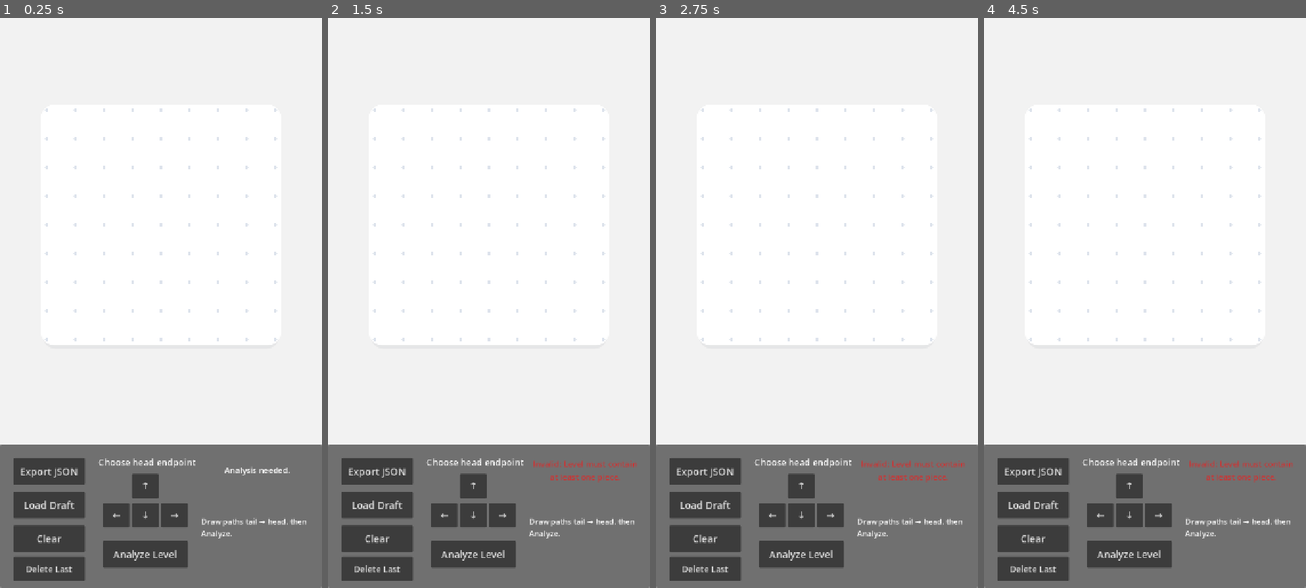
Above: before the commit, frames 1-4 (left to right).
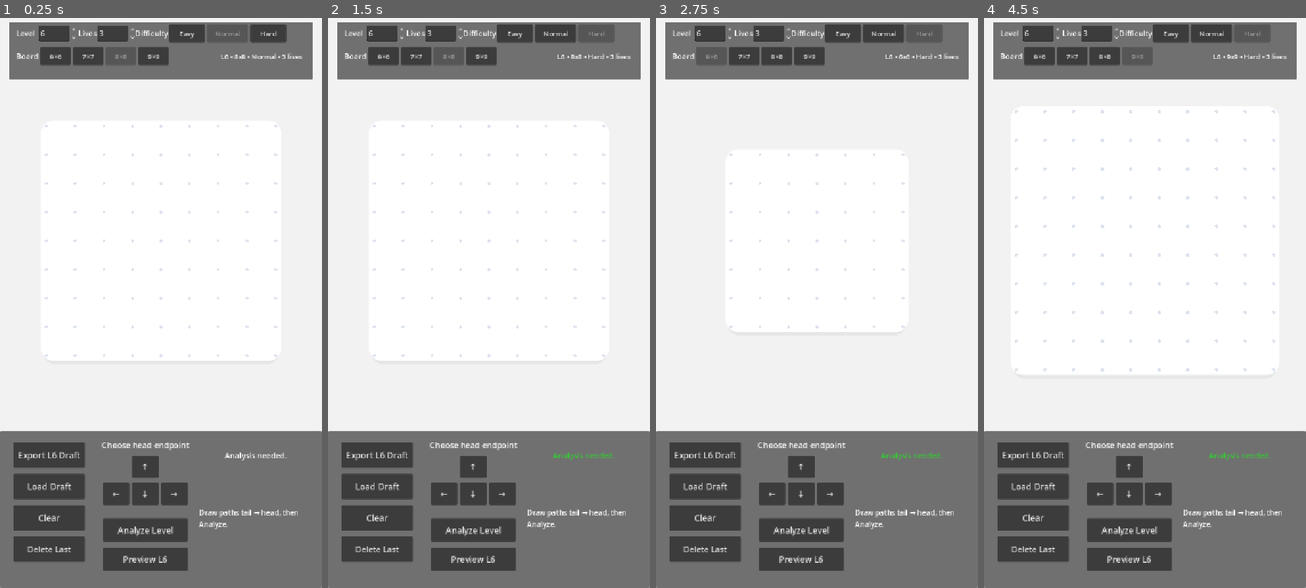
Above: after the commit, the same moments.

Repository: arvindgaikwad/Pathbreak
Game: Godot game, scene res://scenes/LevelEditor.tscn
Two runs of this game, one before a commit and one after it. Both use one fixed random seed, a clock stepped at 60 frames per second and the inputs below. This scene is started directly instead of the project's main scene.
Inputs (mouse positions are in pixels of both pictures, inside the frame that each line leads up to):
- Up to frame 1 (0.25 s): no input
- Up to frame 2 (1.5 s): click "Export JSON" (after the commit: "Export L6 Draft") at 0.5 s; click (595, 35) at 1.25 s, where only the run after the commit has a clickable "Hard"
- Up to frame 3 (2.75 s): click (710, 57) at 2 s, where only the run after the commit has a clickable "6×6"
- Up to frame 4 (4.5 s): click (1070, 57) at 2.75 s, where only the run after the commit has a clickable "7×7"; click (1106, 57) at 3.5 s, where only the run after the commit has a clickable "8×8"; click (1138, 57) at 4.25 s, where only the run after the commit has a clickable "9×9"

The runs differ from the first frame. In frame 1, 19% of the frame differs, in the area x 0-100%, y 0-99%; in frame 2, 19%; in frame 3, 19%; in frame 4, 20%.
Error before the commit: Invalid access to property or key 'pressed' on a base object of type 'null instance'. (res://scripts/LevelEditor.gd:41)

Commit message:
Add Production Level Studio setup controls

Diff:
--- a/scenes/LevelEditor.tscn
+++ b/scenes/LevelEditor.tscn
@@ -13,109 +13,256 @@
 
 [node name="UI" type="CanvasLayer" parent="."]
 
+[node name="TopPanel" type="Panel" parent="UI"]
+offset_left = 20.0
+offset_top = 18.0
+offset_right = 700.0
+offset_bottom = 145.0
+
+[node name="LevelLabel" type="Label" parent="UI/TopPanel"]
+layout_mode = 0
+offset_left = 16.0
+offset_top = 12.0
+offset_right = 68.0
+offset_bottom = 42.0
+theme_override_font_sizes/font_size = 17
+text = "Level"
+
+[node name="LevelSpin" type="SpinBox" parent="UI/TopPanel"]
+layout_mode = 0
+offset_left = 67.0
+offset_top = 7.0
+offset_right = 142.0
+offset_bottom = 43.0
+min_value = 1.0
+max_value = 999.0
+value = 6.0
+step = 1.0
+
+[node name="LivesLabel" type="Label" parent="UI/TopPanel"]
+layout_mode = 0
+offset_left = 155.0
+offset_top = 12.0
+offset_right = 200.0
+offset_bottom = 42.0
+theme_override_font_sizes/font_size = 17
+text = "Lives"
+
+[node name="LivesSpin" type="SpinBox" parent="UI/TopPanel"]
+layout_mode = 0
+offset_left = 198.0
+offset_top = 7.0
+offset_right = 267.0
+offset_bottom = 43.0
+min_value = 1.0
+max_value = 9.0
+value = 3.0
+step = 1.0
+
+[node name="DifficultyLabel" type="Label" parent="UI/TopPanel"]
+layout_mode = 0
+offset_left = 282.0
+offset_top = 12.0
+offset_right = 355.0
+offset_bottom = 42.0
+theme_override_font_sizes/font_size = 17
+text = "Difficulty"
+
+[node name="DifficultyEasy" type="Button" parent="UI/TopPanel"]
+layout_mode = 0
+offset_left = 358.0
+offset_top = 5.0
+offset_right = 438.0
+offset_bottom = 45.0
+theme_override_font_sizes/font_size = 15
+text = "Easy"
+
+[node name="DifficultyNormal" type="Button" parent="UI/TopPanel"]
+layout_mode = 0
+offset_left = 443.0
+offset_top = 5.0
+offset_right = 535.0
+offset_bottom = 45.0
+theme_override_font_sizes/font_size = 15
+text = "Normal"
+
+[node name="DifficultyHard" type="Button" parent="UI/TopPanel"]
+layout_mode = 0
+offset_left = 540.0
+offset_top = 5.0
+offset_right = 620.0
+offset_bottom = 45.0
+theme_override_font_sizes/font_size = 15
+text = "Hard"
+
+[node name="BoardLabel" type="Label" parent="UI/TopPanel"]
+layout_mode = 0
+offset_left = 16.0
+offset_top = 63.0
+offset_right = 68.0
+offset_bottom = 93.0
+theme_override_font_sizes/font_size = 17
+text = "Board"
+
+[node name="Board6" type="Button" parent="UI/TopPanel"]
+layout_mode = 0
+offset_left = 70.0
+offset_top = 55.0
+offset_right = 138.0
+offset_bottom = 96.0
+theme_override_font_sizes/font_size = 15
+text = "6×6"
+
+[node name="Board7" type="Button" parent="UI/TopPanel"]
+layout_mode = 0
+offset_left = 143.0
+offset_top = 55.0
+offset_right = 211.0
+offset_bottom = 96.0
+theme_override_font_sizes/font_size = 15
+text = "7×7"
+
+[node name="Board8" type="Button" parent="UI/TopPanel"]
+layout_mode = 0
+offset_left = 216.0
+offset_top = 55.0
+offset_right = 284.0
+offset_bottom = 96.0
+theme_override_font_sizes/font_size = 15
+text = "8×8"
+
+[node name="Board9" type="Button" parent="UI/TopPanel"]
+layout_mode = 0
+offset_left = 289.0
+offset_top = 55.0
+offset_right = 357.0
+offset_bottom = 96.0
+theme_override_font_sizes/font_size = 15
+text = "9×9"
+
+[node name="MetaSummary" type="Label" parent="UI/TopPanel"]
+layout_mode = 0
+offset_left = 378.0
+offset_top = 57.0
+offset_right = 655.0
+offset_bottom = 96.0
+theme_override_font_sizes/font_size = 15
+text = "L6 • 8x8 • Normal • 3 lives"
+horizontal_alignment = 2
+vertical_alignment = 1
+
 [node name="Sidebar" type="Panel" parent="UI"]
-offset_top = 960.0
+offset_top = 930.0
 offset_right = 720.0
 offset_bottom = 1280.0
 
 [node name="SaveButton" type="Button" parent="UI/Sidebar"]
 layout_mode = 0
 offset_left = 30.0
-offset_top = 30.0
-offset_right = 190.0
-offset_bottom = 90.0
-theme_override_font_sizes/font_size = 22
-text = "Export JSON"
+offset_top = 25.0
+offset_right = 190.0
+offset_bottom = 82.0
+theme_override_font_sizes/font_size = 19
+text = "Export L6 Draft"
 
 [node name="LoadButton" type="Button" parent="UI/Sidebar"]
 layout_mode = 0
 offset_left = 30.0
-offset_top = 105.0
-offset_right = 190.0
-offset_bottom = 165.0
-theme_override_font_sizes/font_size = 22
+offset_top = 95.0
+offset_right = 190.0
+offset_bottom = 152.0
+theme_override_font_sizes/font_size = 19
 text = "Load Draft"
 
 [node name="ClearButton" type="Button" parent="UI/Sidebar"]
 layout_mode = 0
 offset_left = 30.0
-offset_top = 180.0
-offset_right = 190.0
-offset_bottom = 240.0
-theme_override_font_sizes/font_size = 22
+offset_top = 165.0
+offset_right = 190.0
+offset_bottom = 222.0
+theme_override_font_sizes/font_size = 19
 text = "Clear"
 
 [node name="DeleteButton" type="Button" parent="UI/Sidebar"]
 layout_mode = 0
 offset_left = 30.0
-offset_top = 250.0
-offset_right = 190.0
-offset_bottom = 305.0
-theme_override_font_sizes/font_size = 19
+offset_top = 235.0
+offset_right = 190.0
+offset_bottom = 292.0
+theme_override_font_sizes/font_size = 18
 text = "Delete Last"
 
 [node name="DirLabel" type="Label" parent="UI/Sidebar"]
 layout_mode = 0
 offset_left = 220.0
-offset_top = 25.0
+offset_top = 18.0
 offset_right = 430.0
-offset_bottom = 60.0
-theme_override_font_sizes/font_size = 20
+offset_bottom = 50.0
+theme_override_font_sizes/font_size = 18
 text = "Choose head endpoint"
 horizontal_alignment = 1
 
 [node name="BtnUP" type="Button" parent="UI/Sidebar"]
 layout_mode = 0
 offset_left = 295.0
-offset_top = 65.0
+offset_top = 55.0
 offset_right = 355.0
-offset_bottom = 120.0
-theme_override_font_sizes/font_size = 22
+offset_bottom = 105.0
+theme_override_font_sizes/font_size = 20
 text = "↑"
 
 [node name="BtnDOWN" type="Button" parent="UI/Sidebar"]
 layout_mode = 0
 offset_left = 295.0
-offset_top = 130.0
+offset_top = 115.0
 offset_right = 355.0
-offset_bottom = 185.0
-theme_override_font_sizes/font_size = 22
+offset_bottom = 165.0
+theme_override_font_sizes/font_size = 20
 text = "↓"
 
 [node name="BtnLEFT" type="Button" parent="UI/Sidebar"]
 layout_mode = 0
 offset_left = 230.0
-offset_top = 130.0
+offset_top = 115.0
 offset_right = 290.0
-offset_bottom = 185.0
-theme_override_font_sizes/font_size = 22
+offset_bottom = 165.0
+theme_override_font_sizes/font_size = 20
 text = "←"
 
 [node name="BtnRIGHT" type="Button" parent="UI/Sidebar"]
 layout_mode = 0
 offset_left = 360.0
-offset_top = 130.0
+offset_top = 115.0
 offset_right = 420.0
-offset_bottom = 185.0
-theme_override_font_sizes/font_size = 22
+offset_bottom = 165.0
+theme_override_font_sizes/font_size = 20
 text = "→"
 
 [node name="ValidateButton" type="Button" parent="UI/Sidebar"]
 layout_mode = 0
 offset_left = 230.0
-offset_top = 215.0
+offset_top = 195.0
 offset_right = 420.0
-offset_bottom = 275.0
-theme_override_font_sizes/font_size = 22
+offset_bottom = 247.0
+theme_override_font_sizes/font_size = 19
 text = "Analyze Level"
 
+[node name="PreviewButton" type="Button" parent="UI/Sidebar"]
+layout_mode = 0
+offset_left = 230.0
+offset_top = 260.0
+offset_right = 420.0
+offset_bottom = 312.0
+theme_override_font_sizes/font_size = 19
+text = "Preview L6"
+
 [node name="ValidateLabel" type="Label" parent="UI/Sidebar"]
 layout_mode = 0
-offset_left = 450.0
-offset_top = 25.0
+offset_left = 445.0
+offset_top = 20.0
 offset_right = 700.0
-offset_bottom = 90.0
-theme_override_font_sizes/font_size = 18
+offset_bottom = 88.0
+theme_override_font_sizes/font_size = 17
 text = "Analysis needed."
 horizontal_alignment = 1
 vertical_alignment = 1
@@ -123,16 +270,16 @@
 
 [node name="MetricsLabel" type="Label" parent="UI/Sidebar"]
 layout_mode = 0
-offset_left = 450.0
-offset_top = 100.0
+offset_left = 445.0
+offset_top = 95.0
 offset_right = 700.0
-offset_bottom = 270.0
-theme_override_font_sizes/font_size = 17
+offset_bottom = 295.0
+theme_override_font_sizes/font_size = 16
 text = "Draw paths tail → head, then Analyze."
 vertical_alignment = 1
 autowrap_mode = 2
 
 [node name="BoardPivot" type="Node2D" parent="."]
-position = Vector2(360, 470)
+position = Vector2(360, 505)
 
 [node name="GridDots" type="Node2D" parent="BoardPivot"]
